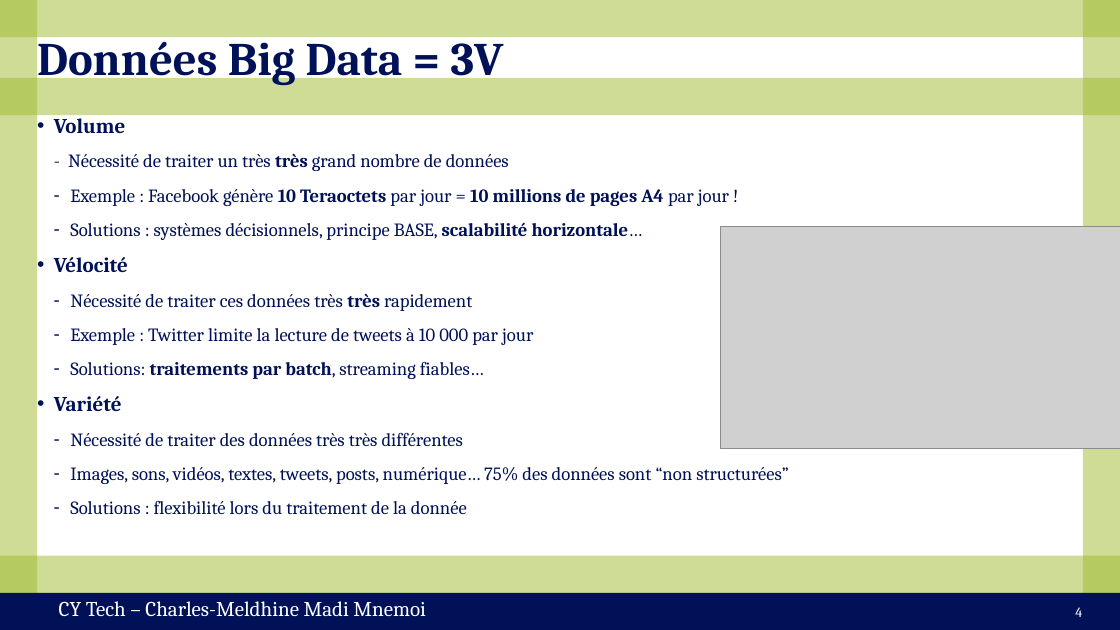
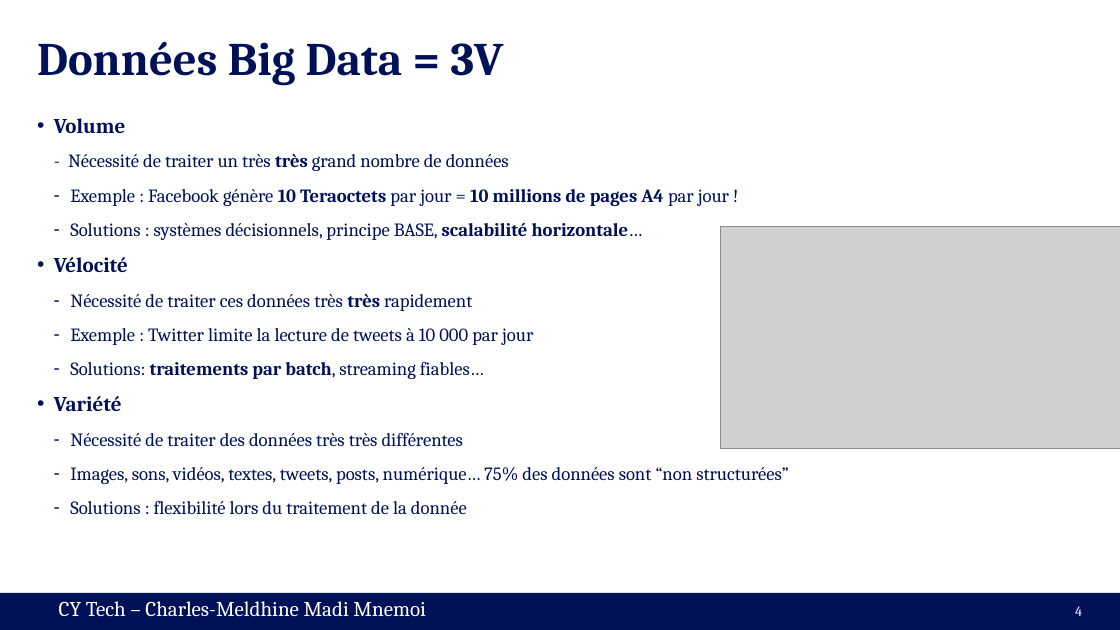
Before and after one commit to cmnemoi/cytech_sparks, a slide deck: slide 4 of presentation.pptx. Drawn at 1120x630 pixels with LibreOffice and Linux fonts; fonts in the diff are those of the drawing; grey boxes stand for pictures. Boxes give left, top, right and bottom in pixels: in the first picture for what was removed or moved away, otherwise in the second. Text is boxed around its words. In the diff, an @@ line names an element or a change of style, - is before the commit and + after.

```diff
--- a/presentation.pptx
+++ b/presentation.pptx
@@ title "Données Big Data = 3V" rewrapped from <box>37,33,504,86</box> to <box>37,41,504,86</box> @@
@@ group removed at <box>0,0,1120,630</box>: 5 rectangles @@
```
Also in this commit, not shown: 16 other slides changed, 1 slide added.
